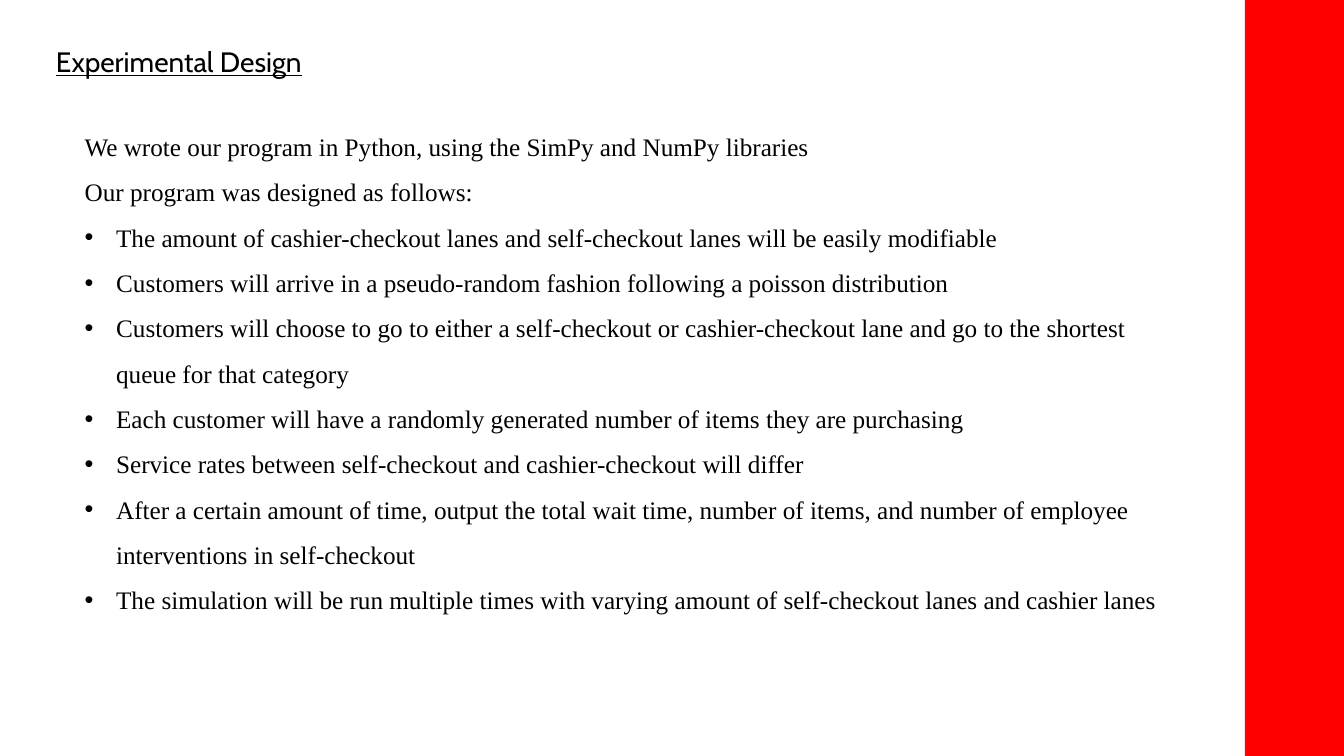
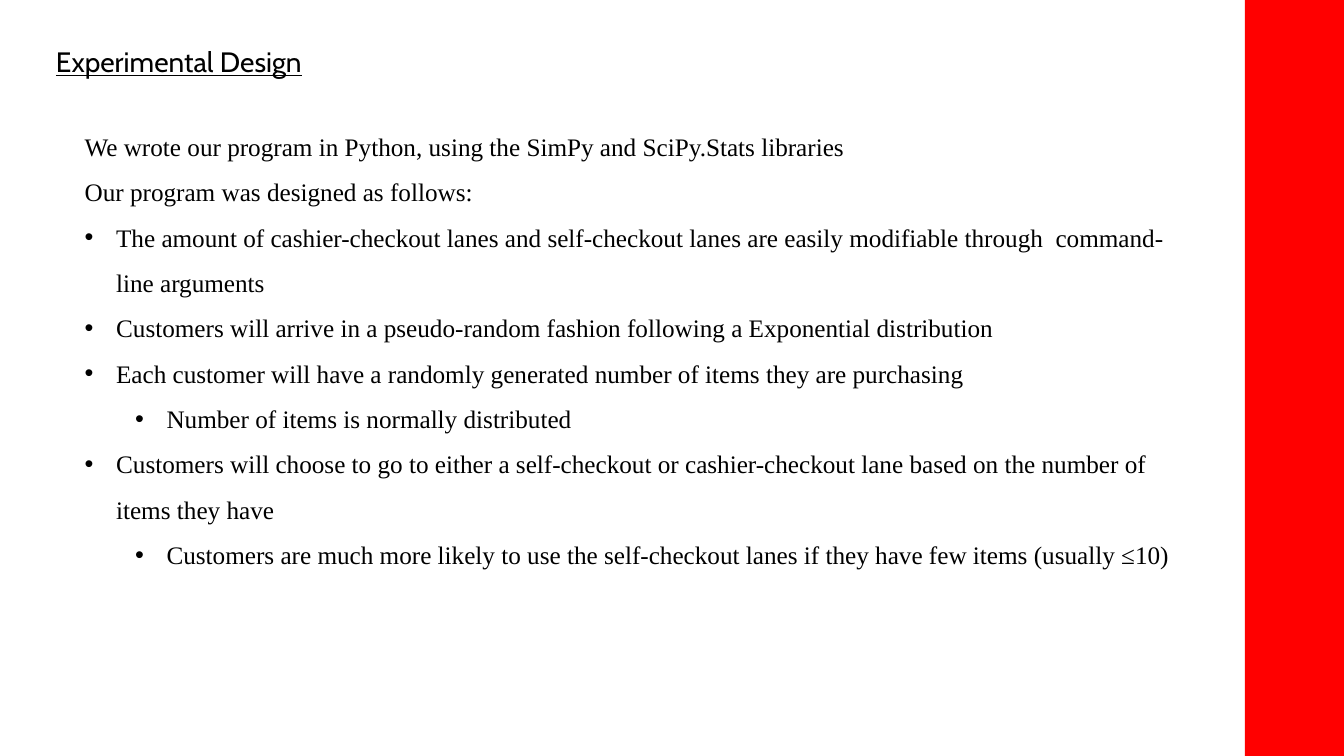
Before and after one commit to adn17/CS1538-Final-Project-Giant-Eagle, a slide deck: slide 6 of 1538_Powerpoint.pptx. Drawn at 1344x756 pixels with LibreOffice and Linux fonts; fonts in the diff are those of the drawing. Boxes give left, top, right and bottom in pixels: in the first picture for what was removed or moved away, otherwise in the second. Text is boxed around its words. In the diff, an @@ line names an element or a change of style, - is before the commit and + after.

Commit message:
Final commit for simulation itself, I think. Made a few cahnges to the powerpoint and will do results now

```diff
--- a/1538_Powerpoint.pptx
+++ b/1538_Powerpoint.pptx
@@ text at <box>85,138,843,162</box>: text changed @@
-We wrote our program in Python, using the SimPy and NumPy libraries
+We wrote our program in Python, using the SimPy and SciPy.Stats libraries
@@ text at <box>116,229,1164,343</box>: text changed @@
-• The amount of cashier-checkout lanes and self-checkout lanes will be easily modifiable
-• Customers will arrive in a pseudo-random fashion following a poisson distribution
-• Customers will choose to go to either a self-checkout or cashier-checkout lane and go to the shortest queue for that category
+• The amount of cashier-checkout lanes and self-checkout lanes are easily modifiable through command-line arguments
+• Customers will arrive in a pseudo-random fashion following a Exponential distribution
@@ text at <box>116,410,1168,570</box>: text changed @@
-• Service rates between self-checkout and cashier-checkout will differ
-• After a certain amount of time, output the total wait time, number of items, and number of employee interventions in self-checkout
-• The simulation will be run multiple times with varying amount of self-checkout lanes and cashier lanes
+  • Number of items is normally distributed
+• Customers will choose to go to either a self-checkout or cashier-checkout lane based on the number of items they have
+  • Customers are much more likely to use the self-checkout lanes if they have few items (usually ≤10)
```
Also in this commit, not shown: 4 other slides changed, 1 slide added, 4 other files.
